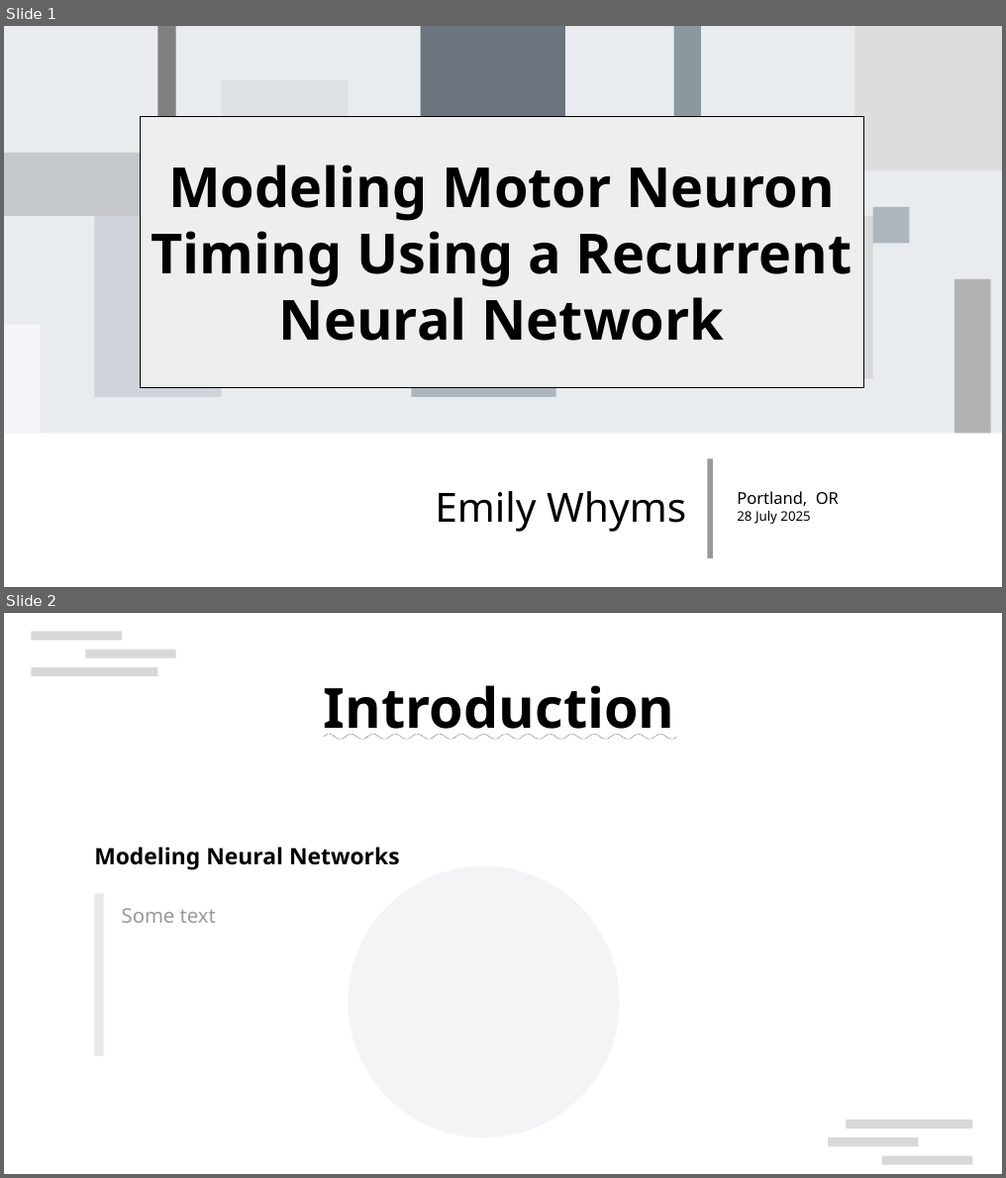
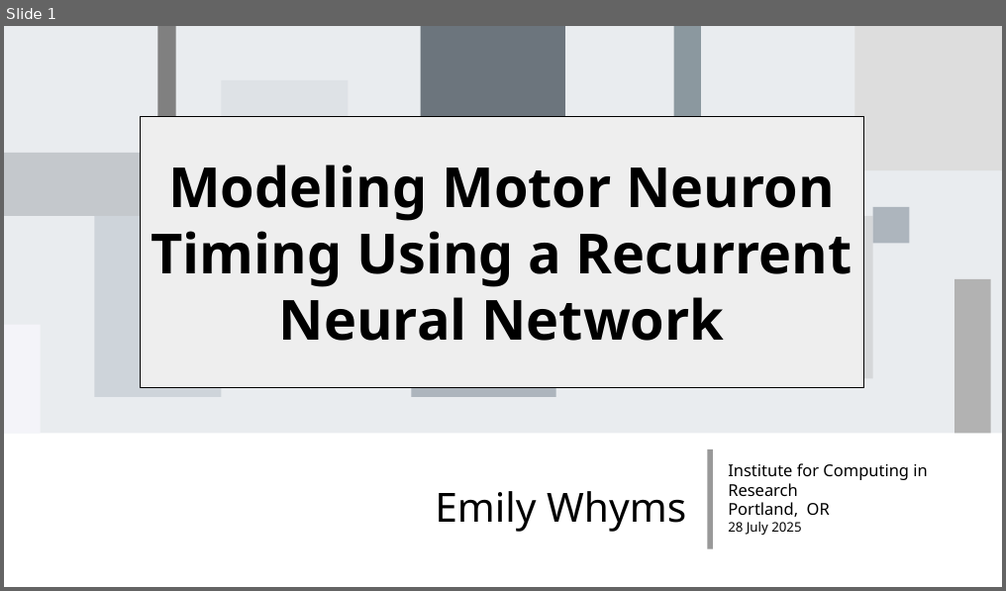
Before and after one commit to ItsAMeMario8/MotorTimingRNN, a slide deck: Modeling_RNN_Motor_Timing.odp. Shown one above the other, each under a label of ours: slides 1 and 2 before the commit, slide 1 after it. The pictures are 1006x1178 and 1006x591 pixels, drawn with LibreOffice and Linux fonts; fonts in the diff are those of the drawing; background and template pictures are left out. Boxes give left, top, right and bottom in pixels: in the first picture for what was removed or moved away, otherwise in the second. Text is boxed around its words. In the diff, an @@ line names an element or a change of style, - is before the commit and + after.

```diff
--- a/Modeling_RNN_Motor_Timing.odp
+++ b/Modeling_RNN_Motor_Timing.odp
@@ slide 2 removed at (4,613,1002,1174), background #FFFFFF @@
@@ rectangle removed at (31,631,122,640) @@
@@ rectangle removed at (31,667,157,676) @@
@@ rectangle removed at (85,650,176,659) @@
@@ title removed at (324,685,675,739) @@
-Introduction
@@ text removed at (94,847,400,870) @@
-Modeling Neural Networks
@@ ellipse removed at (349,866,620,1139) @@
@@ rectangle removed at (94,894,104,1057) @@
@@ text removed at (122,908,216,923) @@
-Some text
@@ rectangle removed at (828,1139,919,1148) @@
@@ rectangle removed at (846,1120,973,1129) @@
@@ rectangle removed at (882,1157,973,1165) @@
@@ slide 1 changed as well @@
@@ line moved from (710, 460) - (710, 560) to (710, 450) - (710, 550) @@
@@ text "Institute for Computing in Research": place and size @@
-text "Institute for Computing in Research" at (737,491,839,524)
+text "Institute for Computing in Research" at (728,464,927,535)
@@ text at (728,464,927,496): paragraph added @@
+Institute for Computing in Research
```
Also in this commit, not shown: 4 slides added, 2 other files.
